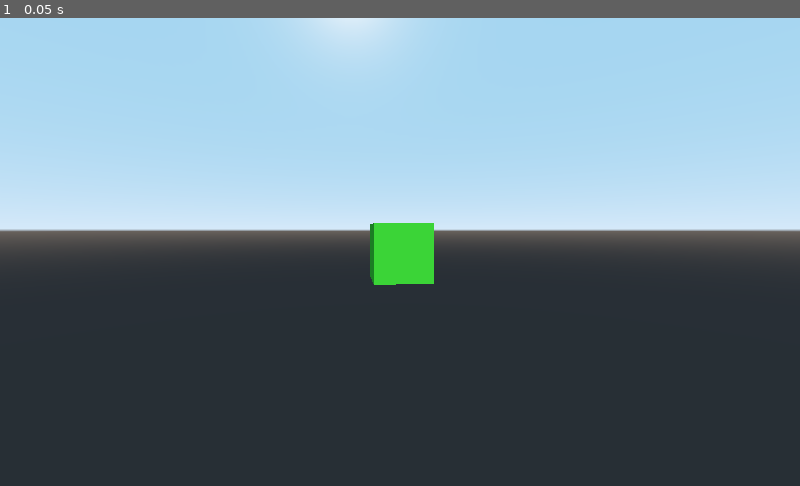
Above: before the commit, frame 1.
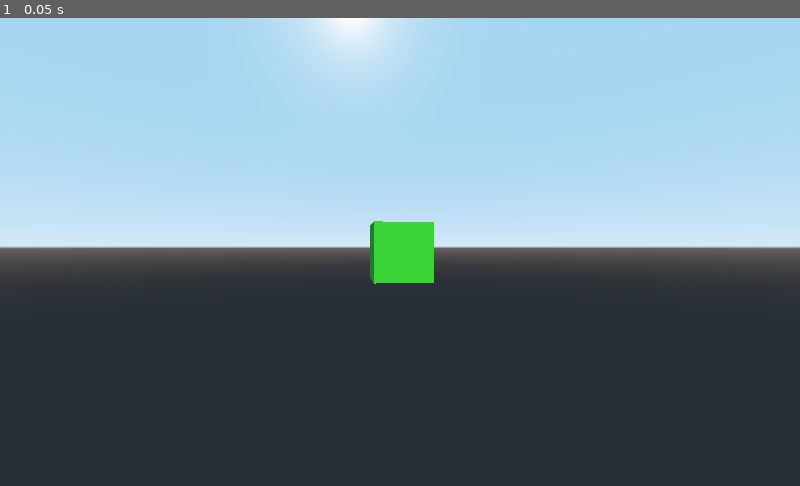
Above: after the commit, the same moment.

Repository: rballonline/MeshManipulation
Game: Godot game, scene res://Main.tscn
Same seed, same stepped clock (60 frames per second), same inputs: the game is played once before the commit and once after it.
Inputs:
- Up to frame 1 (0.05 s): no input

The runs differ from the first frame. In frame 1, 5.8% of the frame differs, in the area x 0-100%, y 0-58%.

Commit message:
Trying to fix transformed cube's issues

Diff:
--- a/Main.tscn
+++ b/Main.tscn
@@ -1,13 +1,15 @@
-[gd_scene load_steps=5 format=2]
+[gd_scene load_steps=6 format=2]
 
 [ext_resource path="res://Scripts/Main.gd" type="Script" id=1]
 [ext_resource path="res://Scripts/Camera.gd" type="Script" id=2]
 
-[sub_resource type="SpatialMaterial" id=4]
+[sub_resource type="CubeMesh" id=3]
+
+[sub_resource type="SpatialMaterial" id=1]
 albedo_color = Color( 0.592157, 0.905882, 0.0862745, 1 )
 
-[sub_resource type="CubeMesh" id=5]
-material = SubResource( 4 )
+[sub_resource type="CubeMesh" id=2]
+material = SubResource( 1 )
 
 [node name="Main" type="Spatial"]
 transform = Transform( 1, 0, 0, 0, 0.99977, 0.021431, 0, -0.021431, 0.99977, 0, 0, 0 )
@@ -19,11 +21,14 @@
 [node name="Meshes" type="Node" parent="."]
 
 [node name="Cube" type="MeshInstance" parent="Meshes"]
+transform = Transform( -1.62921e-07, 0, 1, 0, 1, 0, -1, 0, -1.62921e-07, 0, 10, 0 )
+mesh = SubResource( 3 )
+material/0 = null
 
 [node name="Floor" type="MeshInstance" parent="Meshes"]
 transform = Transform( 6.88346, 0, 0, 0, 0.0447118, 0, 0, 0, 7.16078, 0, 0, 0 )
 visible = false
-mesh = SubResource( 5 )
+mesh = SubResource( 2 )
 material/0 = null
 
 [node name="Lights" type="Node" parent="."]
@@ -35,11 +40,10 @@
 transform = Transform( 1, 0, 0, 0, -4.37114e-08, -1, 0, 1, -4.37114e-08, 0, -6, 0 )
 
 [node name="CameraGimbal" type="Spatial" parent="."]
-transform = Transform( 1, 0, 0, 0, 1, 0, 0, 0, 1, 0, 0, 0 )
 
 [node name="InnerGimbal" type="Spatial" parent="CameraGimbal"]
 transform = Transform( 1, -4.65661e-10, 0, 9.31323e-10, 1, 9.31323e-10, 0, 9.31323e-10, 1, 0, 0, 0 )
 
 [node name="Camera" type="Camera" parent="CameraGimbal/InnerGimbal"]
-transform = Transform( 0.999999, -2.3283e-09, 2.98023e-08, 1.86264e-09, 1, -7.45058e-09, -2.98023e-08, 5.58794e-09, 1, -0.855393, 0.263348, 5.88796 )
+transform = Transform( 1, -2.3283e-09, 2.98023e-08, 1.86264e-09, 1, -5.58794e-09, -2.98023e-08, 5.58794e-09, 1, -0.855393, 9.95794, 6.09577 )
 script = ExtResource( 2 )
--- a/Scripts/Main.gd
+++ b/Scripts/Main.gd
@@ -181,7 +181,7 @@
 	var cubeMeshInstance = get_node("Meshes/Cube")
 	var cubeMesh = cubeMeshInstance.get_mesh()
 
-	var ig = get_node("Meshes/Cube/DrawSelectedOutline_ImmediateGeometry") if get_node("Meshes/Cube/DrawSelectedOutline_ImmediateGeometry") else ImmediateGeometry.new()
+	var ig = get_node("Meshes/Cube/DrawSelectedOutline_ImmediateGeometry") if get_node_or_null("Meshes/Cube/DrawSelectedOutline_ImmediateGeometry") != null else ImmediateGeometry.new()
 	var sm = SpatialMaterial.new()
 	sm.flags_unshaded = true
 	sm.vertex_color_use_as_albedo = true
@@ -238,12 +238,6 @@
 	ig.set_scale(Vector3(sf, sf, sf))
 	cubeMeshInstance.add_child(ig)
 
-static func rotate_vector3_around(var v3_pos,var v3_pivot,var y_angle):
-		var dir = v3_pos - v3_pivot
-		dir = Quat(Vector3(0,1,0),y_angle) * dir
-		var point = dir - v3_pivot
-		return point
-
 func _on_StaticBody_mouse_entered():
 	print("In cube")
 
@@ -269,18 +263,19 @@
 	var meshDataTool = MeshDataTool.new()
 	meshDataTool.create_from_surface(arrayMesh, 0)
 	var camera_origin = camera.get_global_transform().origin
-	var purple_arrow = hitVector - camera_origin
+	var test_vector = hitVector - camera_origin
 	var i = 0
 	while i < vertices.size():
 		var face_index = i / 3
 		var a = cubeMeshInstance.to_global(vertices[i])
 		var b = cubeMeshInstance.to_global(vertices[i + 1])
 		var c = cubeMeshInstance.to_global(vertices[i + 2])
-
-		var intersects_triangle = Geometry.ray_intersects_triangle(camera_origin, purple_arrow, a, b, c)
+		print("Triangle coords: ", a, b, c)
+
+		var intersects_triangle = Geometry.ray_intersects_triangle(camera_origin, test_vector, a, b, c)
 
 		if intersects_triangle != null:
-			var angle = rad2deg(purple_arrow.angle_to(meshDataTool.get_face_normal(face_index)))
+			var angle = rad2deg(test_vector.angle_to(cubeMeshInstance.to_global(meshDataTool.get_face_normal(face_index))))
 			if angle > 90 and angle < 180:
 				return face_index
 
